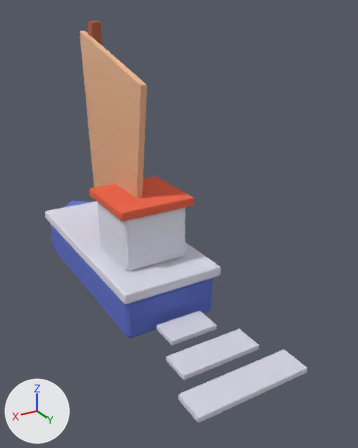
What one commit did to the glTF model public/assets/toycar/set-crab-boat.glb.
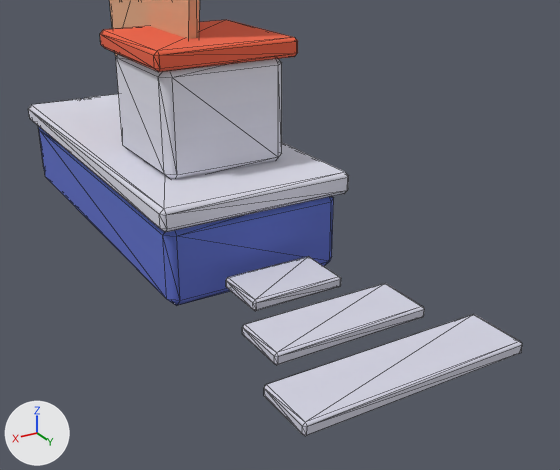
Each version is shown whole from a camera (50 mm lens) standing at (2.11, 4.87, 2.91) and looking at (-0.27, 0.91, 0.93), then close up from a camera (50 mm lens) standing at (1.79, 4.45, 1.87) and looking at (-0.17, 1.19, 0.24). Arrows for +X, +Y and +Z are at lower left; the lights stay in place. The last two pictures show the newer version. The close-ups show mesh edges as thin lines. Vertices at exactly the same position are counted once.

In view in the first close-up: 'anim_path:c=crab:p=34:f=1+bob:h=0.12:p=2.6#boat'.
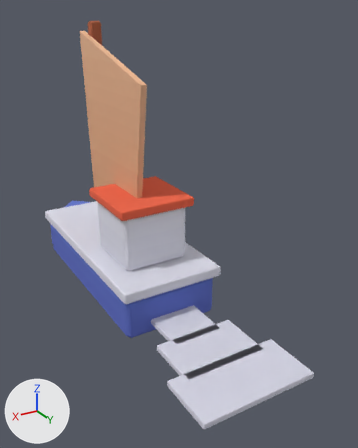
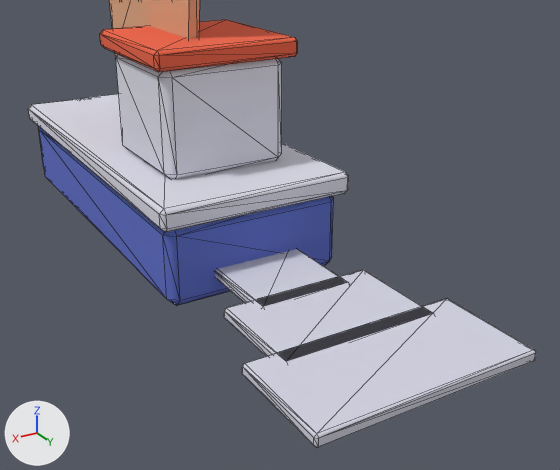
Location of each change, [x1, y1, x2, y2] in pixels of the close-ups (560 x 470 px; the box of a moved part takes in the faces that stretch with it):
'anim_path:c=crab:p=34:f=1+bob:h=0.12:p=2.6#boat', reshaped
    before: [28, 0, 522, 436]
    after: [28, 0, 536, 448]
part 1 of me_anim_path_c_crab_p_34_f_1_bob_h_0_12_p_2_6_boat, moved or reshaped
    before: [226, 257, 341, 311]
    after: [215, 249, 348, 306]
part 2 of me_anim_path_c_crab_p_34_f_1_bob_h_0_12_p_2_6_boat, moved or reshaped
    before: [242, 283, 424, 365]
    after: [224, 270, 432, 361]
part 3 of me_anim_path_c_crab_p_34_f_1_bob_h_0_12_p_2_6_boat, moved or reshaped
    before: [264, 314, 522, 436]
    after: [242, 299, 536, 448]

What the commit changed:
me_anim_path_c_crab_p_34_f_1_bob_h_0_12_p_2_6_boat is used by ob_anim_path_c_crab_p_34_f_1_bob_h_0_12_p_2_6_boat; location (0.0, 0.0, 0.0).
me_anim_path_c_crab_p_34_f_1_bob_h_0_12_p_2_6_boat had 224 vertices, 408 faces and spanned x -0.55..0.55, y -1.61..2.55, z 0.0..2.82.
me_anim_path_c_crab_p_34_f_1_bob_h_0_12_p_2_6_boat now has 224 vertices, 408 faces and spans x -0.55..0.55, y -1.61..2.62, z 0.0..2.82.
me_anim_path_c_crab_p_34_f_1_bob_h_0_12_p_2_6_boat part 1: the loose piece of 24 vertices spanning x -0.25..0.25, y 1.35..1.65, z 0.11..0.17 is scaled about its middle by (1, 1.88, 1), then moved by (0.0, -0.05, 0.0).
me_anim_path_c_crab_p_34_f_1_bob_h_0_12_p_2_6_boat part 2: the loose piece of 24 vertices spanning x -0.4..0.4, y 1.8..2.1, z 0.11..0.17 is scaled about its middle by (1, 1.88, 1), then moved by (0.0, -0.05, 0.0).
me_anim_path_c_crab_p_34_f_1_bob_h_0_12_p_2_6_boat part 3: the loose piece of 24 vertices spanning x -0.55..0.55, y 2.25..2.55, z 0.11..0.17 is scaled about its middle by (1, 1.88, 1), then moved by (0.0, -0.05, 0.0).
